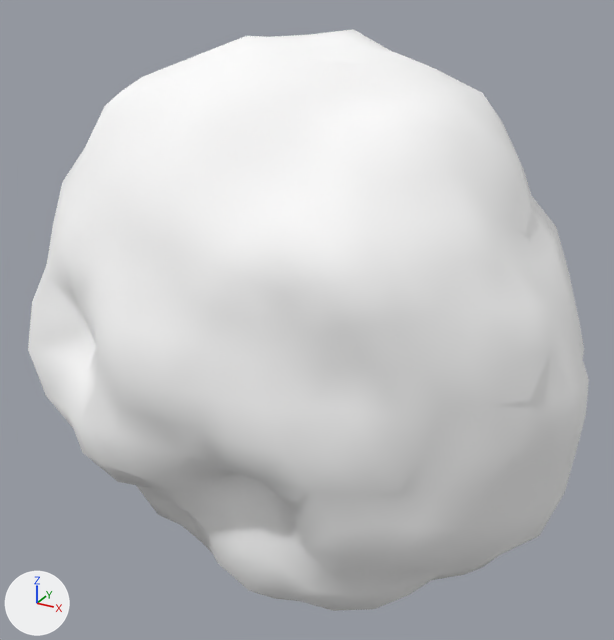
The glTF model assets/asteroids/asteroid_12.glb: old version first, new version second.
Both versions are drawn from a camera (50 mm lens) standing at (1.44, -2.58, 1.41) and looking at (0.01, 0.01, 0.11). The lights are fixed; the arrows at lower left show +X, +Y and +Z. The first picture is the older version. Vertices at exactly the same position are counted once.

Objects in the first picture: 'Asteroid_12'.
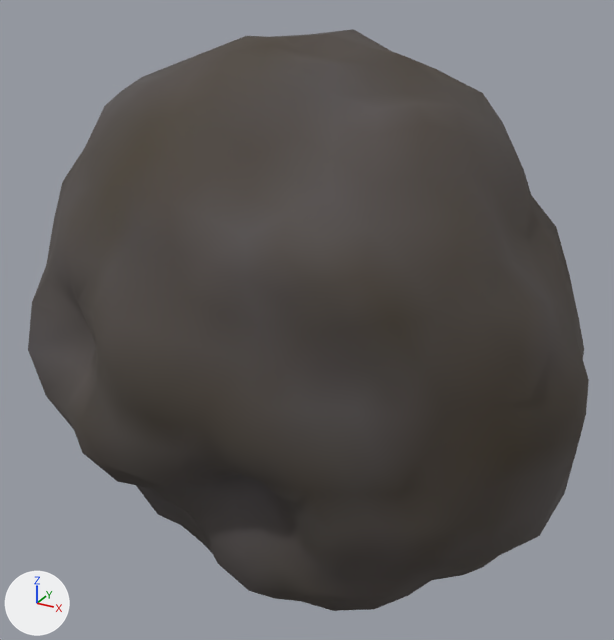
Pixel boxes [x1, y1, x2, y2] of what changed, in the pictures (614 x 640 px):
'Asteroid_12', recoloured (darker): [28, 29, 589, 611] in both

What changed in the scene script:
```text
Change mat_asteroidrock_12:
    where n0 = _N.new('ShaderNodeBsdfPrincipled'); n0.name = 'Principled BSDF'
    remove n0.inputs[0].default_value = (1.0, 1.0, 1.0, 1.0)  # 'Base Color', white #ffffff
    n0.inputs[1].default_value: 0.0317 -> 0.023  # 'Metallic'
    n0.inputs[2].default_value: 0.892 -> 0.866  # 'Roughness'
    add n2 = _N.new('ShaderNodeVertexColor'); n2.name = 'Color Attribute'
    add _L.new(n2.outputs[0], n0.inputs[0])  # 'Color' to 'Base Color'
Change me_icosphere:
    where me_icosphere.from_pydata(...)  # 642 vertices, 1280 faces; spans x -1.04..1.08, y -0.76..0.73, z -1.08..1.14
    used by ob_asteroid_12; location = (0.0, 0.0, 0.0)
    me_icosphere part 1: vertex colours changed
```
